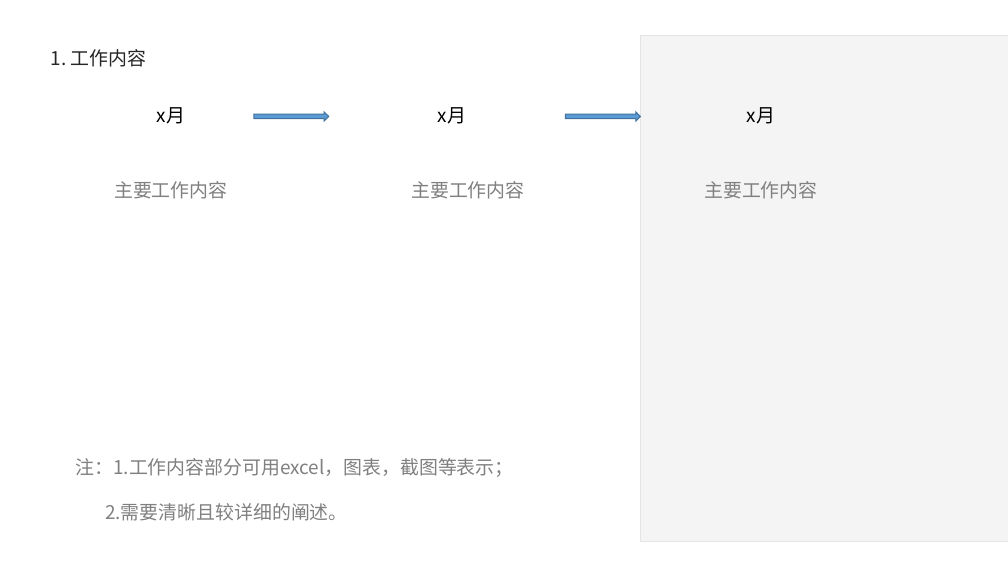
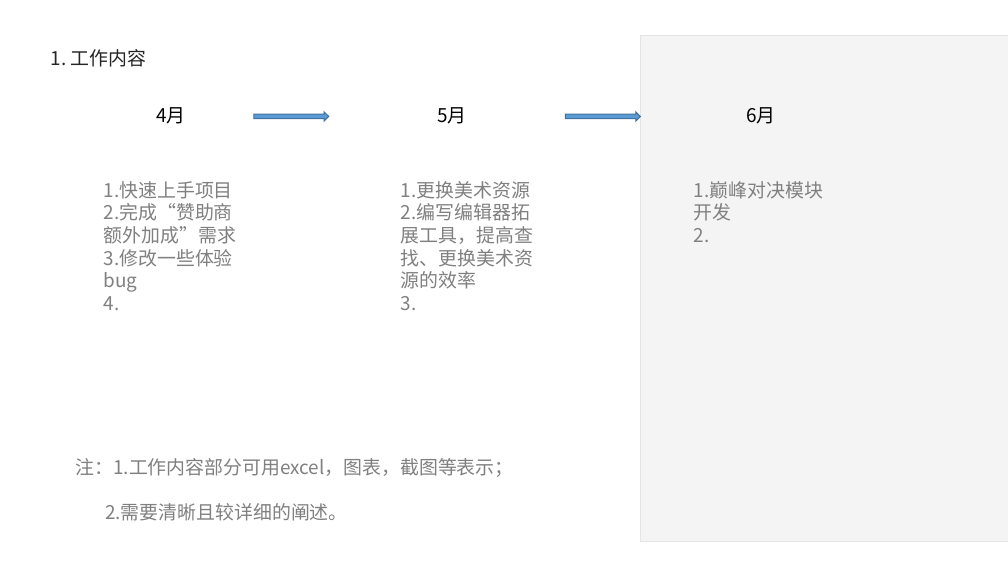
Before and after one commit to Hengle/UnityLearn-1, a slide deck: slide 3 of 转正答辩PPT_篮球前端_王祖雄.pptx. Drawn at 1008x567 pixels with LibreOffice and Linux fonts; fonts in the diff are those of the drawing; grey boxes stand for pictures; background and template pictures are left out. Boxes give left, top, right and bottom in pixels: in the first picture for what was removed or moved away, otherwise in the second. Text is boxed around its words. In the diff, an @@ line names an element or a change of style, - is before the commit and + after.

Commit message:
ppt

```diff
--- a/转正答辩PPT_篮球前端_王祖雄.pptx
+++ b/转正答辩PPT_篮球前端_王祖雄.pptx
@@ text at (156, 107, 185, 124): text changed @@
-x月
+4月
@@ text at (437, 107, 466, 124): text changed @@
-x月
+5月
@@ text at (746, 107, 775, 124): text changed @@
-x月
+6月
@@ text at (104, 181, 236, 310): text changed @@
-主要工作内容
+1.快速上手项目
+2.完成“赞助商额外加成”需求
+3.修改一些体验bug
+4.
@@ text at (401, 181, 533, 310): text changed @@
-主要工作内容
+1.更换美术资源2.编写编辑器拓展工具，提高查找、更换美术资源的效率
+3.
@@ text at (694, 181, 823, 242): text changed @@
-主要工作内容
+1.巅峰对决模块开发
+2.
```
Also in this commit, not shown: 5 other slides changed.
